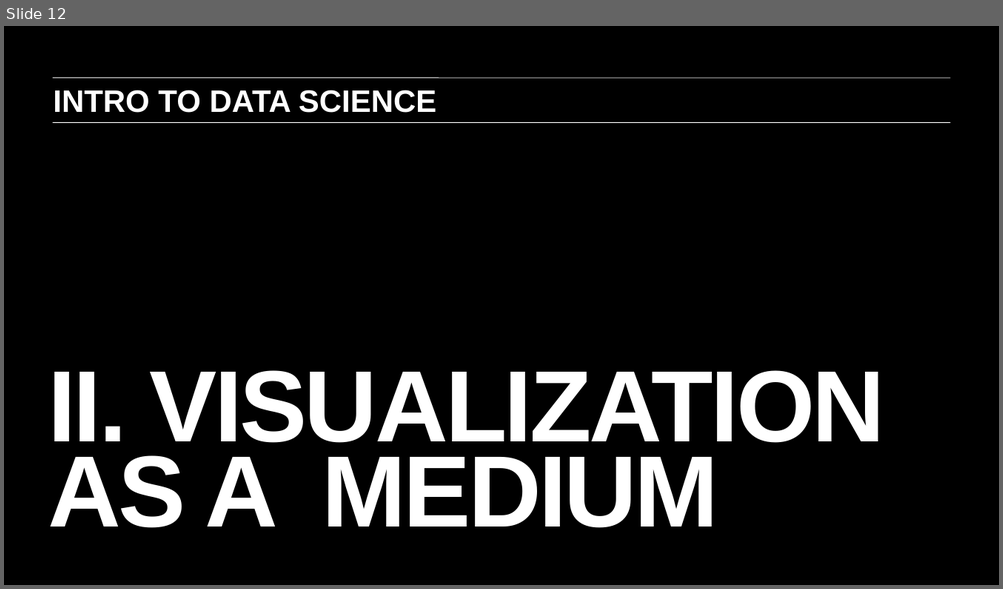
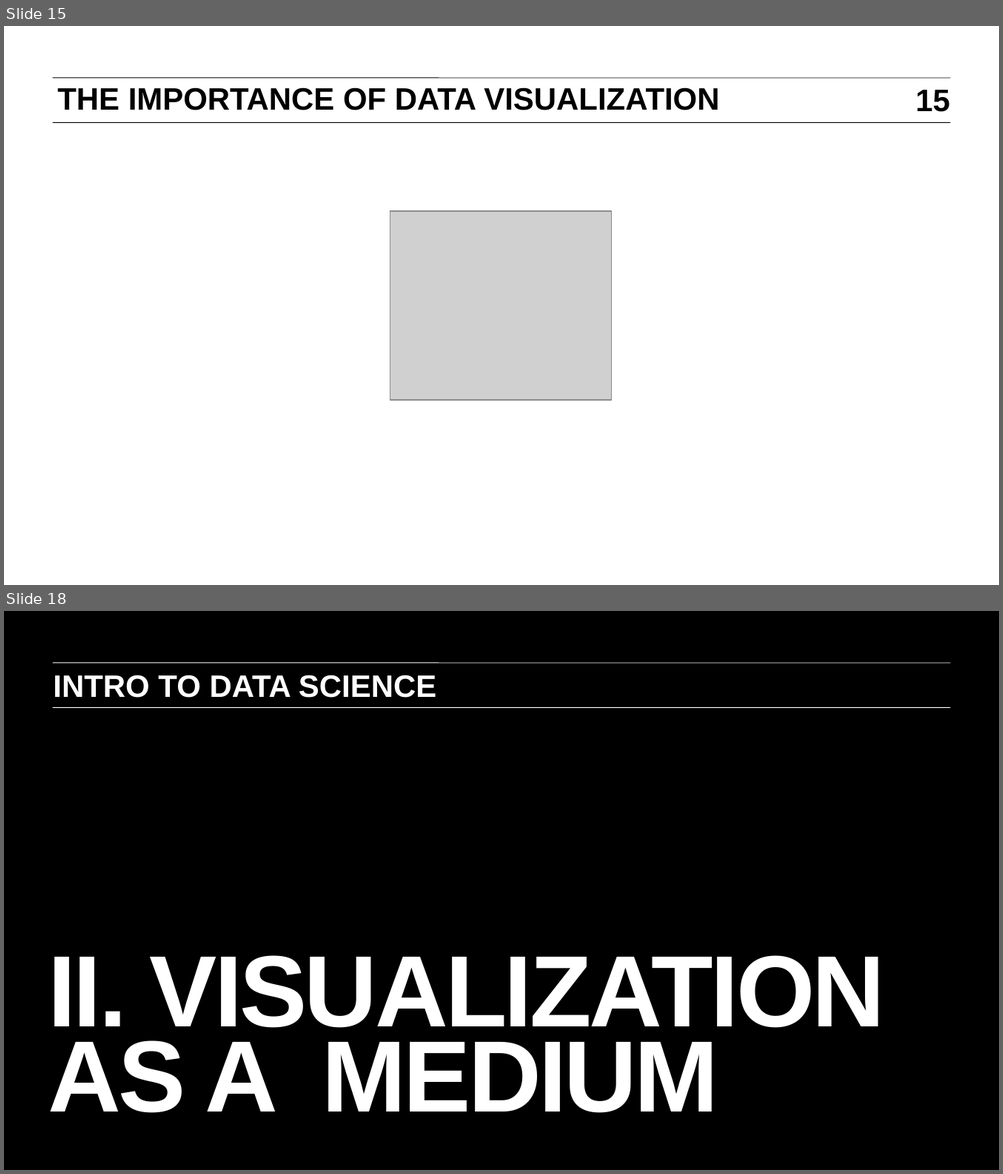
Before and after one commit to ajschumacher/gadsdc, a slide deck: 03-R_viz/slides.pptx. Shown one above the other, each under a label of ours: slide 12 before the commit, slides 15 and 18 after it; the slides between them are not shown. The pictures are 1003x589 and 1003x1174 pixels, drawn with LibreOffice and Linux fonts; fonts in the diff are those of the drawing; grey boxes stand for pictures. Boxes give left, top, right and bottom in pixels: in the first picture for what was removed or moved away, otherwise in the second. Text is boxed around its words. In the diff, an @@ line names an element or a change of style, - is before the commit and + after.

```diff
--- a/03-R_viz/slides.pptx
+++ b/03-R_viz/slides.pptx
@@ slide 15 added at (4, 26, 999, 585), background #FFFFFF @@
@@ line added from (53, 78) to (950, 78), #000000 0.5 pt @@
@@ text added at (57, 87, 719, 110), 23 pt, text #000000, bold @@
+THE IMPORTANCE OF DATA VISUALIZATION
@@ page number added at (915, 90, 950, 112), 23 pt, text #000000, bold @@
+15
@@ line added from (53, 122) to (950, 122), #000000 0.5 pt @@
@@ picture added at (390, 210, 611, 399) @@
@@ what was slide 12 is now slide 18 @@
```
Also in this commit, not shown: 8 other slides added, 1 other file.
